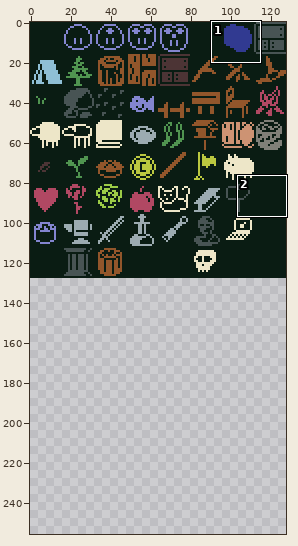
Pixel-art file -- assets/images/tiles.ase. The first picture is a wide view before the edit; the outline marks the close-up.
Close-up. Earlier state:
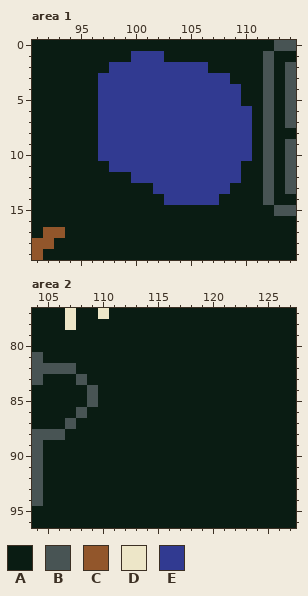
128x128 pixels, 1 frame. Shown: area 1: x 91..114, y 0..19; area 2: x 104..127, y 77..96. The old version is drawn lined up with the new one, on the new canvas. The commit also changed other parts of the picture, which this record leaves out.
Visible layers, top first: "Layer 1", "bg_color Copy".
Palette (. is transparent): A #0a1c13  B #485454  C #92562b  D #ede6c8  E #313a91
Pixels before, area 1, first column x 91:
 0 AAAAAAAAAAAAAAAAAAAAAABB
 1 AAAAAAAAAEEEAAAAAAAAABAA
 2 AAAAAAAEEEEEEEEEAAAAABAB
 3 AAAAAAEEEEEEEEEEEEAAABAB
 4 AAAAAAEEEEEEEEEEEEEAABAB
 5 AAAAAAEEEEEEEEEEEEEAABAB
 6 AAAAAAEEEEEEEEEEEEEEABAB
 7 AAAAAAEEEEEEEEEEEEEEABAB
 8 AAAAAAEEEEEEEEEEEEEEABAA
 9 AAAAAAEEEEEEEEEEEEEEABAB
10 AAAAAAEEEEEEEEEEEEEEABAB
11 AAAAAAAEEEEEEEEEEEEAABAB
12 AAAAAAAAAEEEEEEEEEEAABAB
13 AAAAAAAAAAAEEEEEEEAAABAB
14 AAAAAAAAAAAAEEEEEAAAABAA
15 AAAAAAAAAAAAAAAAAAAAAABB
16 AAAAAAAAAAAAAAAAAAAAAAAA
17 ACCAAAAAAAAAAAAAAAAAAAAA
18 CCAAAAAAAAAAAAAAAAAAAAAA
19 CAAAAAAAAAAAAAAAAAAAAAAA
Pixels before, area 2, first column x 104:
77 AAADAADAAAAAAAAAAAAAAAAA
78 AAADAAAAAAAAAAAAAAAAAAAA
79 AAAAAAAAAAAAAAAAAAAAAAAA
80 AAAAAAAAAAAAAAAAAAAAAAAA
81 BAAAAAAAAAAAAAAAAAAAAAAA
82 BBBBAAAAAAAAAAAAAAAAAAAA
83 BAAABAAAAAAAAAAAAAAAAAAA
84 AAAAABAAAAAAAAAAAAAAAAAA
85 AAAAABAAAAAAAAAAAAAAAAAA
86 AAAABAAAAAAAAAAAAAAAAAAA
87 AAABAAAAAAAAAAAAAAAAAAAA
88 BBBAAAAAAAAAAAAAAAAAAAAA
89 BAAAAAAAAAAAAAAAAAAAAAAA
90 BAAAAAAAAAAAAAAAAAAAAAAA
91 BAAAAAAAAAAAAAAAAAAAAAAA
92 BAAAAAAAAAAAAAAAAAAAAAAA
93 BAAAAAAAAAAAAAAAAAAAAAAA
94 BAAAAAAAAAAAAAAAAAAAAAAA
95 AAAAAAAAAAAAAAAAAAAAAAAA
96 AAAAAAAAAAAAAAAAAAAAAAAA
The same view after the edit:
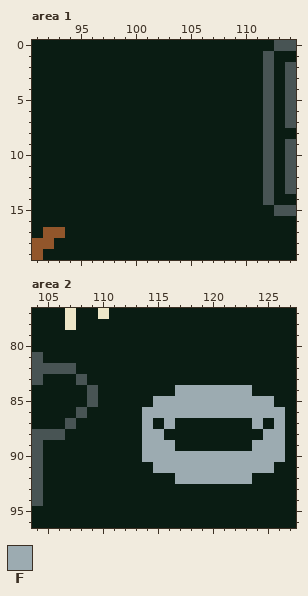
Colours new in this view: F #9cabb1
Diff:
canvas 128x128 -> 128x256
Area 1:
y 1: x 100..102 EEE -> AAA
y 2: x 98..106 EEEEEEEEE -> AAAAAAAAA
y 3: x 97..108 EEEEEEEEEEEE -> AAAAAAAAAAAA
y 4..5: x 97..109 EEEEEEEEEEEEE -> AAAAAAAAAAAAA
y 6..10: x 97..110 EEEEEEEEEEEEEE -> AAAAAAAAAAAAAA
y 11: x 98..109 EEEEEEEEEEEE -> AAAAAAAAAAAA
y 12: x 100..109 EEEEEEEEEE -> AAAAAAAAAA
y 13: x 102..108 EEEEEEE -> AAAAAAA
y 14: x 103..107 EEEEE -> AAAAA
Area 2:
y 84: x 117..123 AAAAAAA -> FFFFFFF
y 85: x 115..125 AAAAAAAAAAA -> FFFFFFFFFFF
y 86: x 114..126 AAAAAAAAAAAAA -> FFFFFFFFFFFFF
y 87: x 114 A -> F; x 116 A -> F; x 124 A -> F; x 126 A -> F
y 88: x 114..115 AA -> FF; x 125..126 AA -> FF
y 89: x 114..116 AAA -> FFF; x 124..126 AAA -> FFF
y 90: x 114..126 AAAAAAAAAAAAA -> FFFFFFFFFFFFF
y 91: x 115..125 AAAAAAAAAAA -> FFFFFFFFFFF
y 92: x 117..123 AAAAAAA -> FFFFFFF
Boxes around the changes in both close-ups, in picture pixels (x1, y1, x2, y2):
changed: (98, 51, 252, 205)
changed: (142, 385, 285, 484)
